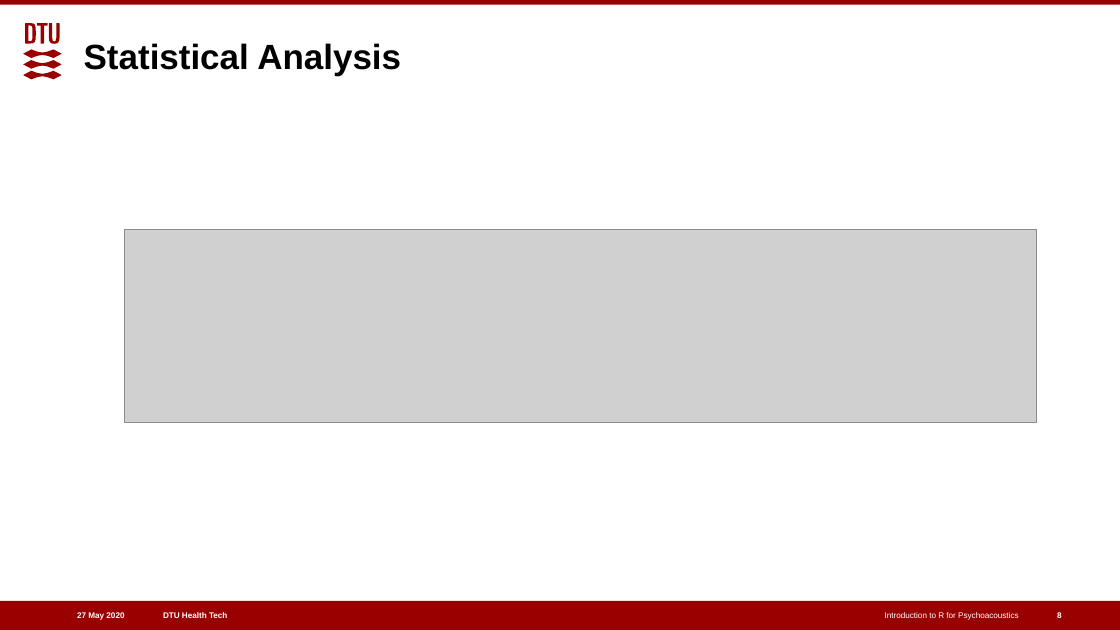
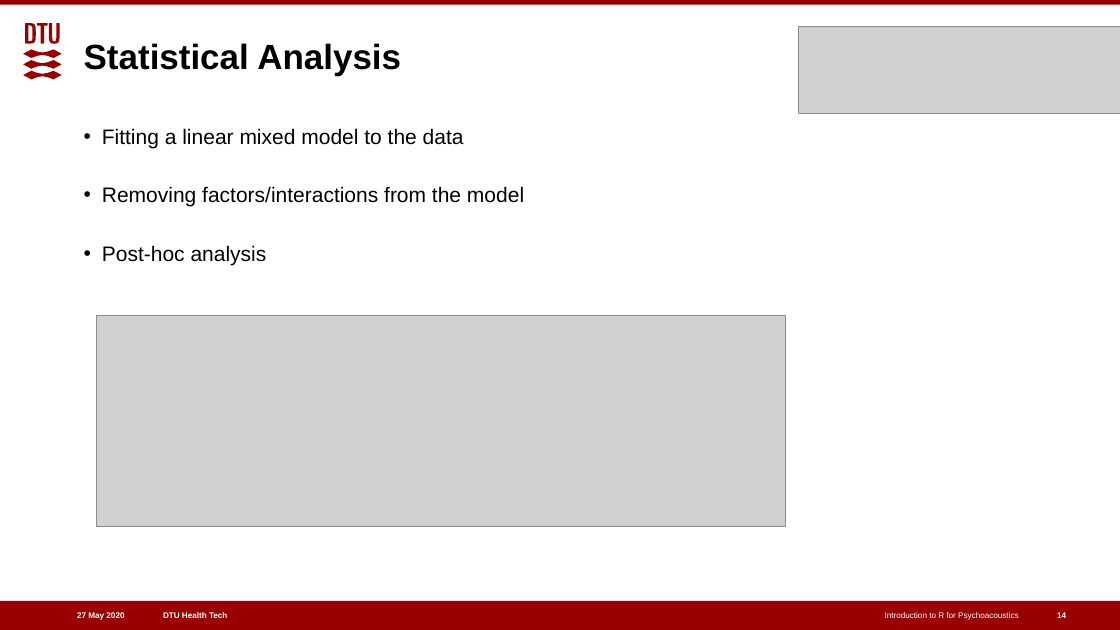
Before and after one commit to aahr/Intro-R-Psychoacoustics, a slide deck: slide 14 of introR4AuditoryScience.pptx (slide 8 before the commit). Drawn at 1120x630 pixels with LibreOffice and Linux fonts; fonts in the diff are those of the drawing; grey boxes stand for pictures. Boxes give left, top, right and bottom in pixels: in the first picture for what was removed or moved away, otherwise in the second. Text is boxed around its words. In the diff, an @@ line names an element or a change of style, - is before the commit and + after.

```diff
--- a/introR4AuditoryScience.pptx
+++ b/introR4AuditoryScience.pptx
@@ picture added at [798,27,1120,114] @@
@@ text added at [102,128,524,266], 18 pt, text #000000 @@
+• Fitting a linear mixed model to the data
+• Removing factors/interactions from the model
+• Post-hoc analysis
@@ picture removed at [124,229,1037,423] @@
@@ picture added at [97,315,786,527] @@
@@ page number at [1057,612,1066,618]: text changed @@
-8
+14
```
Also in this commit, not shown: 6 other slides changed, 6 slides added, 1 slide removed.
